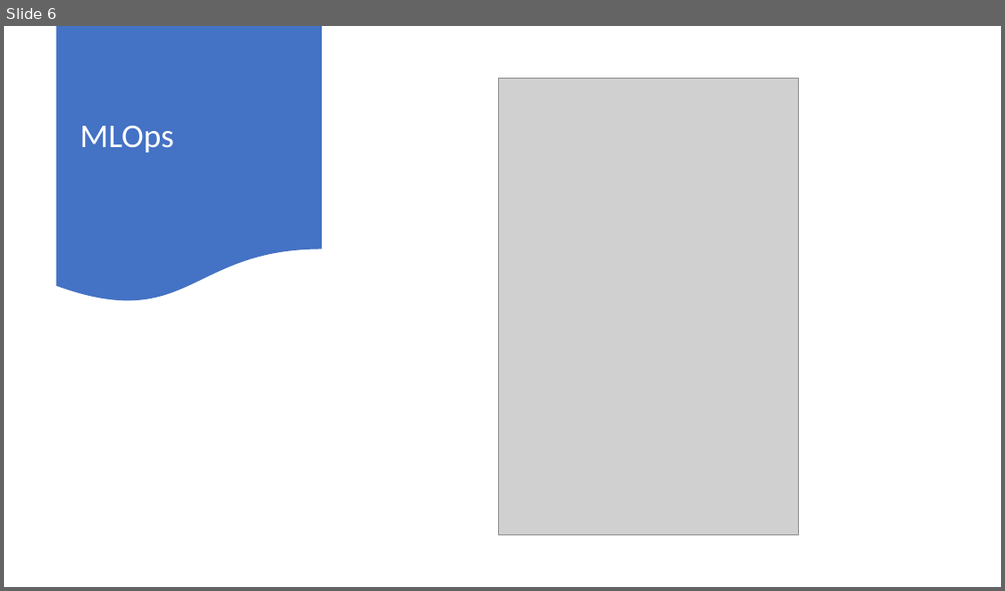
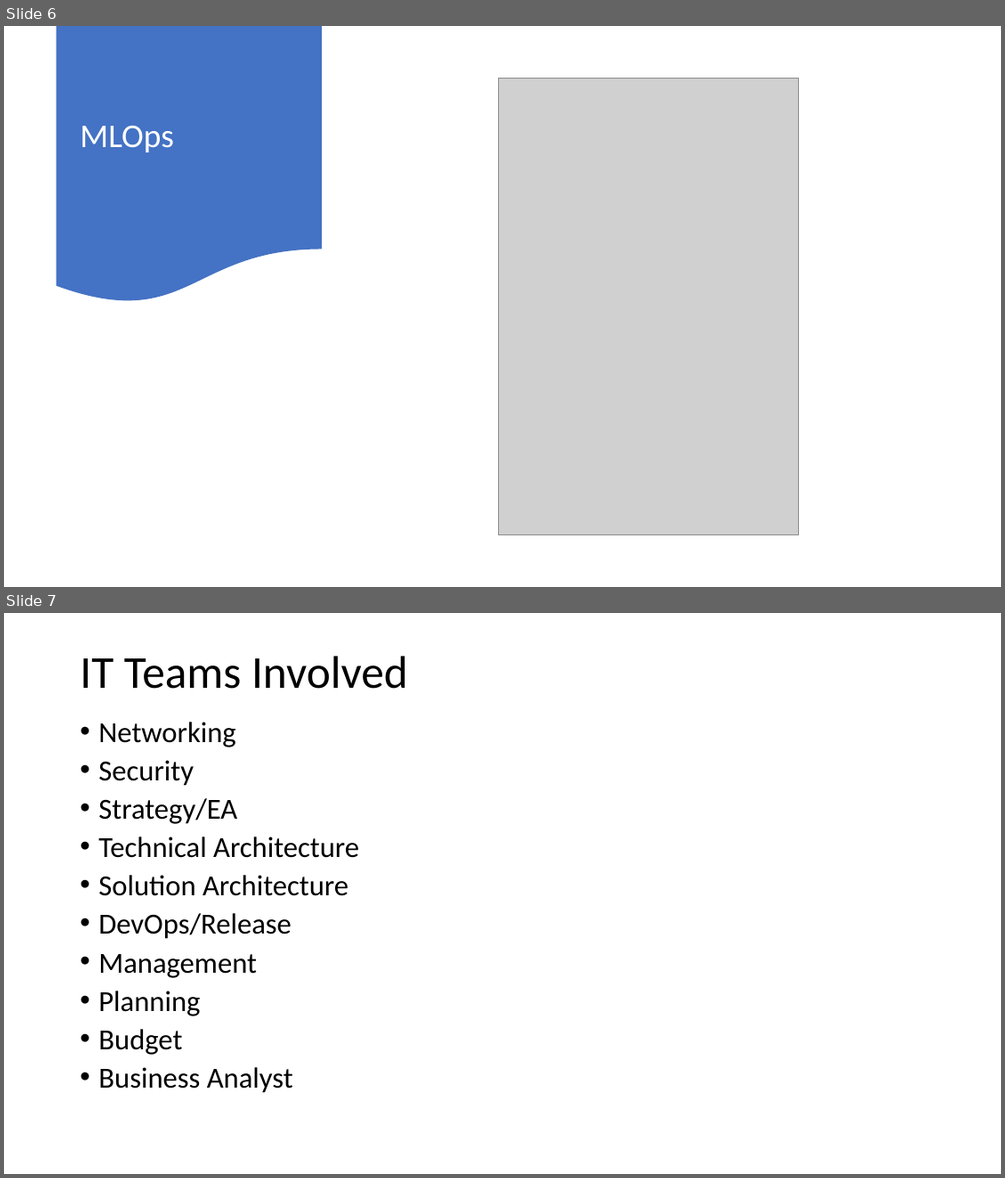
Before and after one commit to memasanz/AMLHackathonWithMLOps, a slide deck: Architecture/Simplify MLOps for Everyone.pptx. Shown one above the other, each under a label of ours: slide 6 before the commit, slides 6 and 7 after it. The pictures are 1005x591 and 1005x1178 pixels, drawn with LibreOffice and Linux fonts; fonts in the diff are those of the drawing; grey boxes stand for pictures. Boxes give left, top, right and bottom in pixels: in the first picture for what was removed or moved away, otherwise in the second. Text is boxed around its words. In the diff, an @@ line names an element or a change of style, - is before the commit and + after.

```diff
--- a/Architecture/Simplify MLOps for Everyone.pptx
+++ b/Architecture/Simplify MLOps for Everyone.pptx
@@ slide 7 added at (x1=4, y1=613, x2=1001, y2=1174), background #FFFFFF @@
@@ title added at (x1=80, y1=656, x2=408, y2=689), 44 pt, text #000000 @@
+IT Teams Involved
@@ text added at (x1=98, y1=722, x2=359, y2=1093), 28 pt, text #000000 @@
+• Networking
+• Security
+• Strategy/EA
+• Technical Architecture
+• Solution Architecture
+• DevOps/Release
+• Management
+• Planning
+• Budget
+• Business Analyst
```
Also in this commit, not shown: 7 other slides added.
